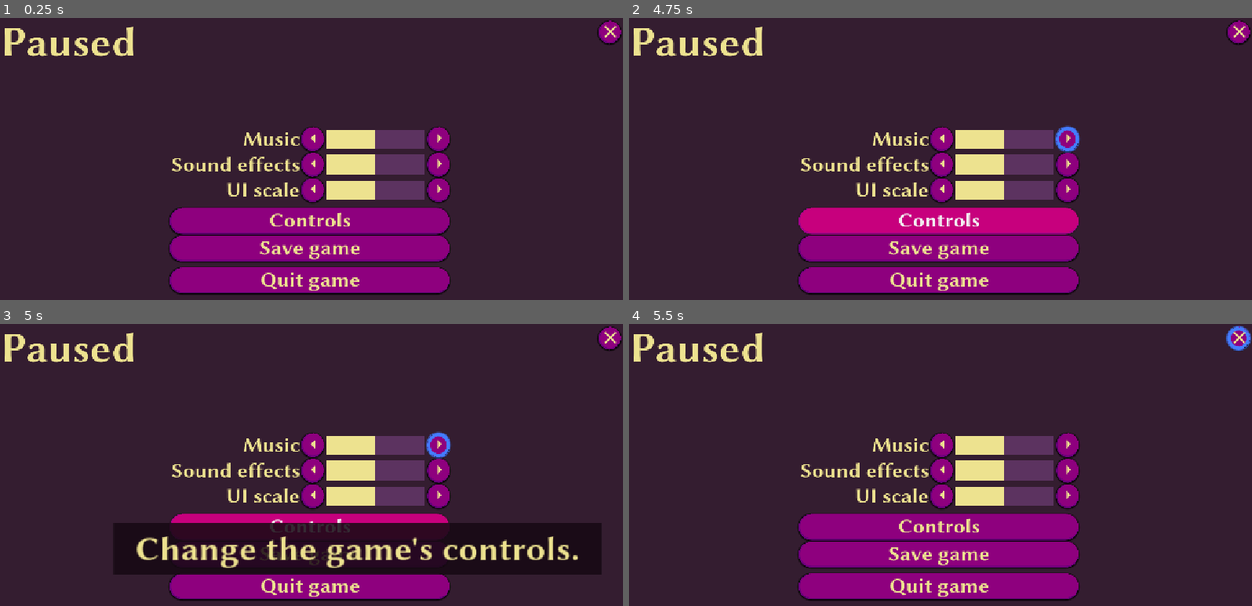
Above: before the commit, frames 1-4 (two rows, left to right).
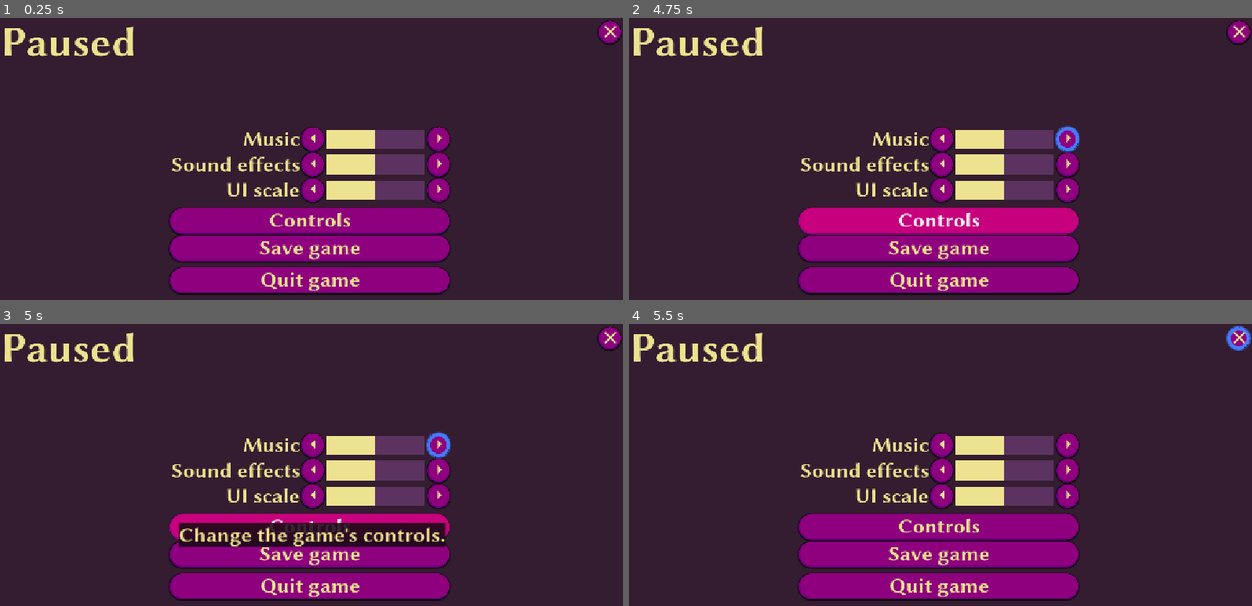
Above: after the commit, the same moments.

Repository: proximadams/Good-UI-Demo
Game: Godot game, scene res://scenes/pause_menu.tscn
Same seed, same stepped clock (60 frames per second), same inputs: the game is played once before the commit and once after it.
Inputs (mouse positions are in pixels of both pictures, inside the frame that each line leads up to):
- Up to frame 1 (0.25 s): no input
- Up to frame 2 (4.75 s): click (940, 139) at 0.52 s; click (1065, 139) at 1.27 s; click "Controls" at 2 s; click "Save game" at 2.75 s; move the mouse to (1077, 175) at 3.52 s; hold Right (ui_right) 3.53-4.28 s; click (1077, 175) at 3.67 s; tap Enter at 4.25 s; move the mouse to (809, 212) at 4.27 s; hold Down (ui_down) from 4.28 s (still down)
- Up to frame 3 (5 s): keep holding Down (ui_down)
- Up to frame 4 (5.5 s): move the mouse to (1002, 422) at 5.02 s; release Down (ui_down) at 5.03 s; hold Right (ui_right) from 5.03 s (still down)

Frames 1-2 are identical in both runs. In frame 3, 11% of the frame differs, in the area x 18-97%, y 70-89%; in frame 4, nothing differs.

Commit message:
holdable slider buttons and tooltip resizing

Diff:
--- /dev/null
+++ b/scenes/holdable_slider_button.gd
@@ -0,0 +1,37 @@
+extends Button
+
+const REFIRE_WAIT_TIME: float = 0.5
+const REFIRE_STEP_TIME: float = 0.05
+
+@export var slider: HSlider
+
+var heldTimer: float = 0.0
+var heldCount: int = 0
+
+@onready var increase: bool = _check_is_button_more()
+
+func _ready() -> void:
+	self.connect('button_down', _on_button_down)
+	self.connect('button_up', _on_button_up)
+
+func _process(delta: float) -> void:
+	if 0.0 < heldTimer:
+		var oldHeldTimer = heldTimer
+		var nextWaitTime = REFIRE_WAIT_TIME + (heldCount * REFIRE_STEP_TIME)
+		heldTimer += delta
+		if oldHeldTimer < nextWaitTime and nextWaitTime <= heldTimer:
+			heldCount += 1
+			if increase:
+				slider.value += slider.step
+			else:
+				slider.value -= slider.step
+
+func _on_button_down():
+	heldTimer = 0.00001
+
+func _on_button_up():
+	heldTimer = 0.0
+	heldCount = 0
+
+func _check_is_button_more():
+	return 'More' in self.name
--- a/scenes/pause_menu.tscn
+++ b/scenes/pause_menu.tscn
@@ -6,6 +6,7 @@
 [ext_resource type="Texture2D" uid="uid://dtqnsfkyvdpl8" path="res://themes/icons/close_240dp_EDE28F.svg" id="3_kukqi"]
 [ext_resource type="Texture2D" uid="uid://do27du855hiu0" path="res://themes/icons/arrow_left_240dp_EDE28F_FILL0_wght400_GRAD0_opsz48.svg" id="5_7l7mv"]
 [ext_resource type="Texture2D" uid="uid://brq8o2rf36dhy" path="res://themes/icons/arrow_right_240dp_EDE28F_FILL0_wght400_GRAD0_opsz48.svg" id="6_v4r4p"]
+[ext_resource type="Script" uid="uid://da7jefir6mcf6" path="res://scenes/holdable_slider_button.gd" id="7_1s2dm"]
 
 [node name="PauseMenu" type="Control" node_paths=PackedStringArray("sliderArr")]
 layout_mode = 3
@@ -87,13 +88,15 @@
 text = "Music"
 horizontal_alignment = 2
 
-[node name="ButtonLess" type="Button" parent="CentreControls/VBoxContainer/MusicHBoxContainer"]
+[node name="ButtonLess" type="Button" parent="CentreControls/VBoxContainer/MusicHBoxContainer" node_paths=PackedStringArray("slider")]
 layout_mode = 2
 tooltip_text = "Decrease."
 focus_neighbor_left = NodePath(".")
 focus_neighbor_right = NodePath("../ButtonMore")
 mouse_default_cursor_shape = 2
 icon = ExtResource("5_7l7mv")
+script = ExtResource("7_1s2dm")
+slider = NodePath("../HSlider")
 
 [node name="MarginContainer" type="MarginContainer" parent="CentreControls/VBoxContainer/MusicHBoxContainer"]
 layout_mode = 2
@@ -112,12 +115,14 @@
 [node name="MarginContainer2" type="MarginContainer" parent="CentreControls/VBoxContainer/MusicHBoxContainer"]
 layout_mode = 2
 
-[node name="ButtonMore" type="Button" parent="CentreControls/VBoxContainer/MusicHBoxContainer"]
+[node name="ButtonMore" type="Button" parent="CentreControls/VBoxContainer/MusicHBoxContainer" node_paths=PackedStringArray("slider")]
 layout_mode = 2
 tooltip_text = "Increase."
 focus_neighbor_left = NodePath("../ButtonLess")
 mouse_default_cursor_shape = 2
 icon = ExtResource("6_v4r4p")
+script = ExtResource("7_1s2dm")
+slider = NodePath("../HSlider")
 
 [node name="SoundEffectsHBoxContainer" type="HBoxContainer" parent="CentreControls/VBoxContainer"]
 layout_mode = 2
@@ -129,13 +134,15 @@
 text = "Sound effects"
 horizontal_alignment = 2
 
-[node name="ButtonLess" type="Button" parent="CentreControls/VBoxContainer/SoundEffectsHBoxContainer"]
+[node name="ButtonLess" type="Button" parent="CentreControls/VBoxContainer/SoundEffectsHBoxContainer" node_paths=PackedStringArray("slider")]
 layout_mode = 2
 tooltip_text = "Decrease."
 focus_neighbor_left = NodePath(".")
 focus_neighbor_right = NodePath("../ButtonMore")
 mouse_default_cursor_shape = 2
 icon = ExtResource("5_7l7mv")
+script = ExtResource("7_1s2dm")
+slider = NodePath("../HSlider")
 
 [node name="MarginContainer" type="MarginContainer" parent="CentreControls/VBoxContainer/SoundEffectsHBoxContainer"]
 layout_mode = 2
@@ -154,12 +161,14 @@
 [node name="MarginContainer2" type="MarginContainer" parent="CentreControls/VBoxContainer/SoundEffectsHBoxContainer"]
 layout_mode = 2
 
-[node name="ButtonMore" type="Button" parent="CentreControls/VBoxContainer/SoundEffectsHBoxContainer"]
+[node name="ButtonMore" type="Button" parent="CentreControls/VBoxContainer/SoundEffectsHBoxContainer" node_paths=PackedStringArray("slider")]
 layout_mode = 2
 tooltip_text = "Increase."
 focus_neighbor_left = NodePath("../ButtonLess")
 mouse_default_cursor_shape = 2
 icon = ExtResource("6_v4r4p")
+script = ExtResource("7_1s2dm")
+slider = NodePath("../HSlider")
 
 [node name="UiScaleHBoxContainer" type="HBoxContainer" parent="CentreControls/VBoxContainer"]
 layout_mode = 2
@@ -171,13 +180,15 @@
 text = "UI scale"
 horizontal_alignment = 2
 
-[node name="ButtonLess" type="Button" parent="CentreControls/VBoxContainer/UiScaleHBoxContainer"]
+[node name="ButtonLess" type="Button" parent="CentreControls/VBoxContainer/UiScaleHBoxContainer" node_paths=PackedStringArray("slider")]
 layout_mode = 2
 tooltip_text = "Decrease."
 focus_neighbor_left = NodePath(".")
 focus_neighbor_right = NodePath("../ButtonMore")
 mouse_default_cursor_shape = 2
 icon = ExtResource("5_7l7mv")
+script = ExtResource("7_1s2dm")
+slider = NodePath("../UiScaleHSlider")
 
 [node name="MarginContainer" type="MarginContainer" parent="CentreControls/VBoxContainer/UiScaleHBoxContainer"]
 layout_mode = 2
@@ -196,12 +207,14 @@
 [node name="MarginContainer2" type="MarginContainer" parent="CentreControls/VBoxContainer/UiScaleHBoxContainer"]
 layout_mode = 2
 
-[node name="ButtonMore" type="Button" parent="CentreControls/VBoxContainer/UiScaleHBoxContainer"]
+[node name="ButtonMore" type="Button" parent="CentreControls/VBoxContainer/UiScaleHBoxContainer" node_paths=PackedStringArray("slider")]
 layout_mode = 2
 tooltip_text = "Increase."
 focus_neighbor_left = NodePath("../ButtonLess")
 mouse_default_cursor_shape = 2
 icon = ExtResource("6_v4r4p")
+script = ExtResource("7_1s2dm")
+slider = NodePath("../UiScaleHSlider")
 
 [node name="MarginContainer" type="MarginContainer" parent="CentreControls/VBoxContainer"]
 custom_minimum_size = Vector2(0, 10)
--- a/scripts/pause_menu.gd
+++ b/scripts/pause_menu.gd
@@ -1,6 +1,6 @@
 extends Control
 
-@export var sliderArr: Array[Control]
+@export var sliderArr: Array[HSlider]
 
 var uiUtil = preload('res://scripts/ui_util.gd').new()
 
@@ -16,11 +16,27 @@
 
 func _ready() -> void:
 	_refresh_ui_scale()
+	_connect_tooltip_signals()
+
+func _get_children_recursive_array(parentNode: Control) -> Array[Control]:
+	var result: Array[Control] = []
+	if parentNode.get_child_count() != 0:
+		var children = parentNode.get_children()
+		result.append_array(children)
+		for currChild in children:
+			result.append_array(_get_children_recursive_array(currChild))
+	return result
+
+func _connect_tooltip_signals() -> void:
+	var childrenRecursiveArr = _get_children_recursive_array(self)
+	for currChild in childrenRecursiveArr:
+		if currChild.tooltip_text != '':
+			currChild.connect('child_entered_tree', try_tooltip_resize)
 
 func _on_quit_game_button_pressed() -> void:
 	tree.quit()
 
-func _incdec_slider(sliderIndex: int, increase: bool):
+func _incdec_slider(sliderIndex: int, increase: bool) -> void:
 	if 0 <= sliderIndex and sliderIndex < sliderArr.size():
 		var currSlider = sliderArr[sliderIndex]
 		if increase:
@@ -30,9 +46,12 @@
 		if sliderIndex == UI_SCALE_SLIDER_INDEX:
 			_refresh_ui_scale()
 
-func _refresh_ui_scale():
+func _get_ui_scale_value() -> float:
 	var uiScaleSlider = sliderArr[UI_SCALE_SLIDER_INDEX]
-	var scaleValue = MIN_UI_SCALE + (1.0 - MIN_UI_SCALE)*(uiScaleSlider.value / uiScaleSlider.max_value)
+	return MIN_UI_SCALE + (1.0 - MIN_UI_SCALE)*(uiScaleSlider.value / uiScaleSlider.max_value)
+
+func _refresh_ui_scale() -> void:
+	var scaleValue = _get_ui_scale_value()
 	for currControl in scalableControls:
 		currControl.scale = Vector2(scaleValue, scaleValue)
 
@@ -41,3 +60,10 @@
 	if is_instance_valid(focusOwner) and focusOwner.name == 'UiScaleHSlider' \
 	and (uiUtil._check_was_ui_movement_input(event) or uiUtil._check_was_left_mouse_click(event)):
 		_refresh_ui_scale()
+
+func try_tooltip_resize(node: Node) -> void:
+	if node is PopupPanel:
+		var scaleValue: float = _get_ui_scale_value()
+		var children = node.get_children(true)
+		for currChild in children:
+			currChild.scale = Vector2(scaleValue, scaleValue)
--- a/themes/menu_default.tres
+++ b/themes/menu_default.tres
@@ -71,13 +71,7 @@
 border_color = Color(0.35964, 0.19901, 0.377081, 1)
 
 [sub_resource type="StyleBoxFlat" id="StyleBoxFlat_l6gpb"]
-content_margin_left = 80.0
-content_margin_top = 10.0
-content_margin_right = 80.0
-content_margin_bottom = 10.0
 bg_color = Color(0.0980392, 0.0431373, 0.0862745, 0.862745)
-border_width_left = 40
-border_width_right = 40
 border_color = Color(0.203922, 0.113725, 0.188235, 0)
 
 [resource]
Not shown, added: scenes/holdable_slider_button.gd.uid
Not shown: 1 places in scenes/pause_menu.tscn that only renumber resources
